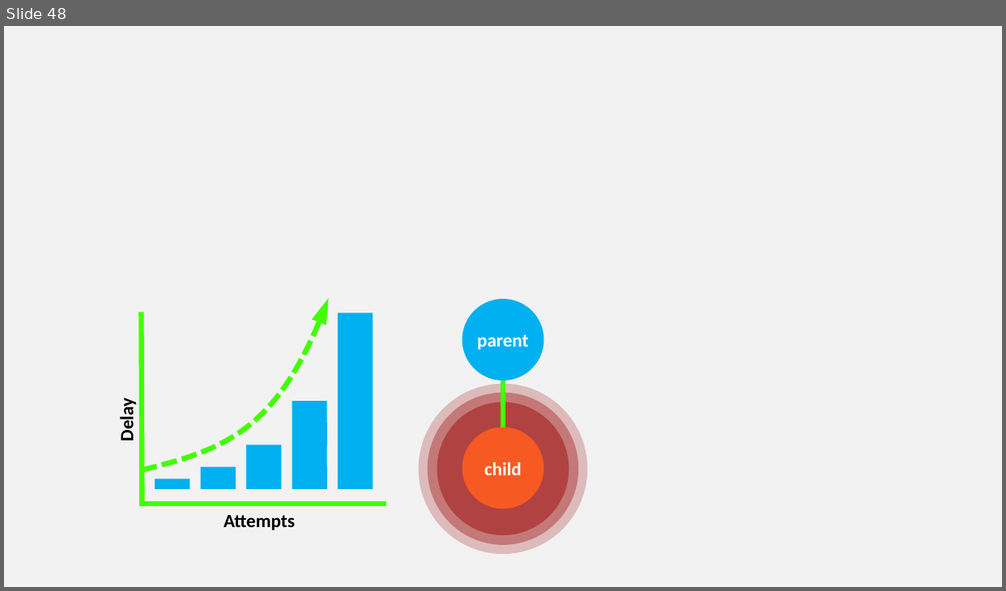
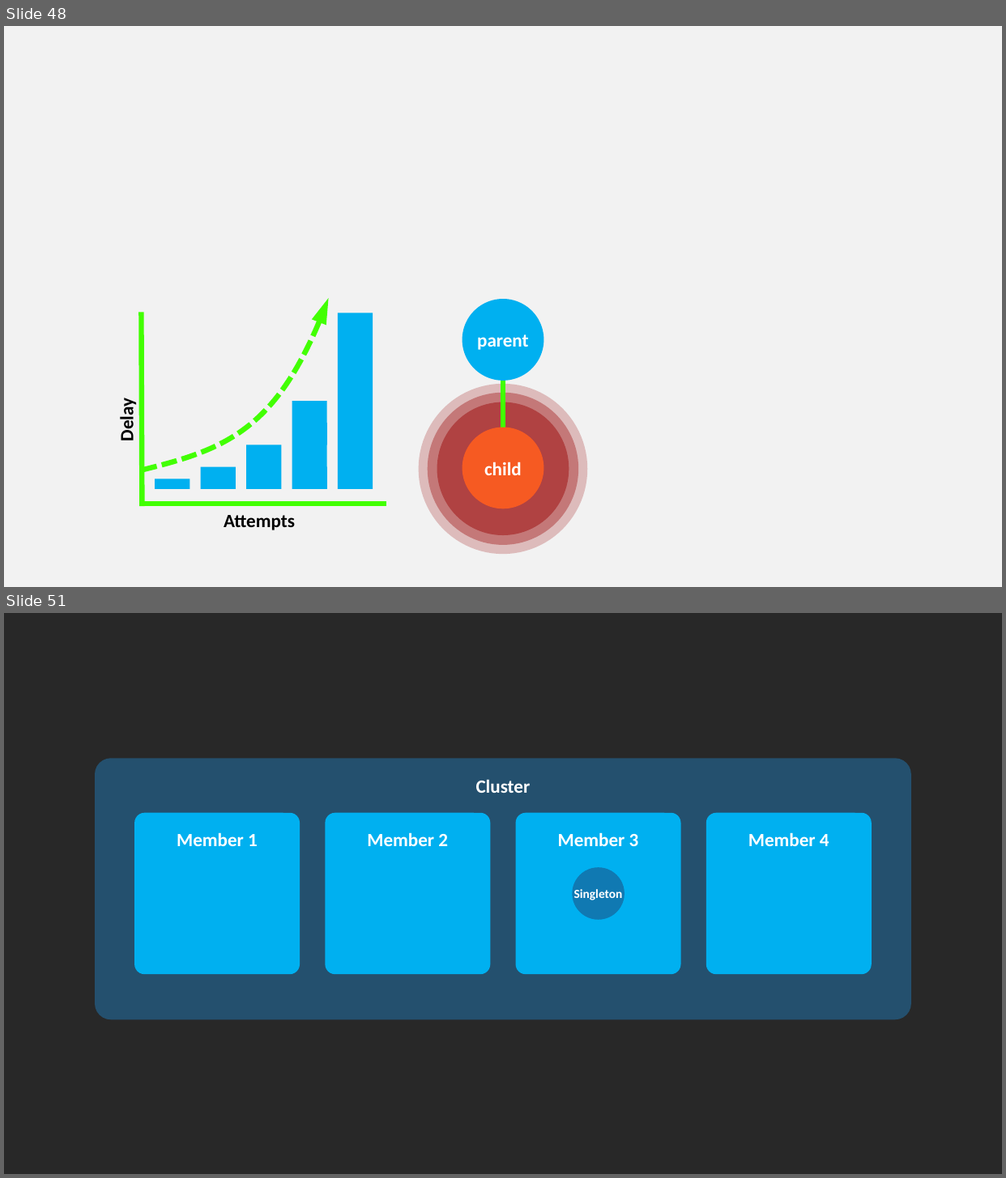
Before and after one commit to asynkron/website, a slide deck: media/logo.pptx. Shown one above the other, each under a label of ours: slide 48 before the commit, slides 48 and 51 after it; the slides between them are not shown. The pictures are 1006x591 and 1006x1178 pixels, drawn with LibreOffice and Linux fonts; fonts in the diff are those of the drawing. Boxes give left, top, right and bottom in pixels: in the first picture for what was removed or moved away, otherwise in the second. Text is boxed around its words. In the diff, an @@ line names an element or a change of style, - is before the commit and + after.

```diff
--- a/media/logo.pptx
+++ b/media/logo.pptx
@@ slide 51 added at (4,613,1002,1174), background #282828 @@
@@ rounded rectangle added at (95,758,911,1020), fill #24506E, 18 pt, text #FFFFFF, bold @@
+Cluster
@@ group added at (134,813,872,974): 4 rounded rectangles @@
+Member 1
+Member 2
+Member 3
+Member 4
@@ ellipse added at (572,867,624,920), fill #1079B2, 12 pt, text #FFFFFF, bold @@
+Singleton
```
Also in this commit, not shown: 2 other slides added, 1 other file.
